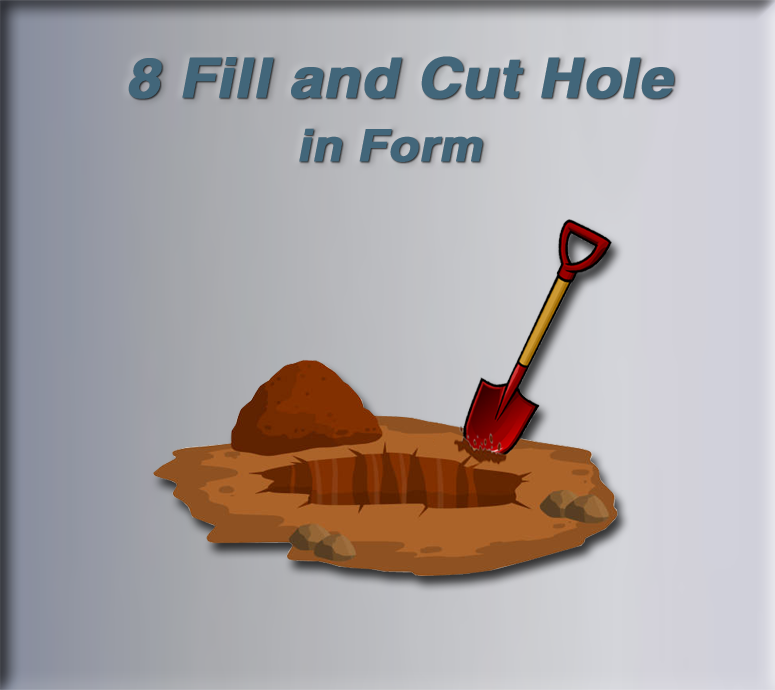
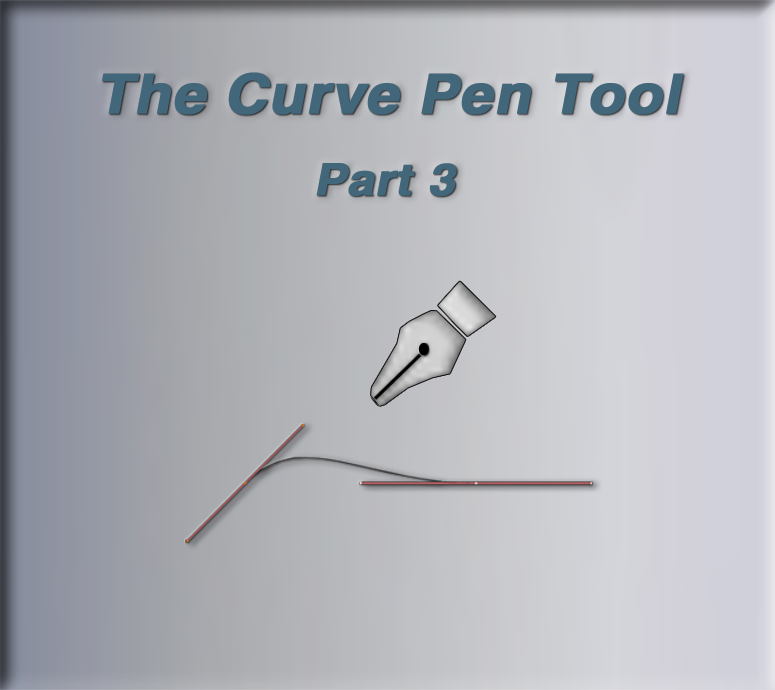
Before/after of a 775x690 layered artwork. What changed in the layer stack:
renamed "in Form" to "Part 3", painted on it over [299, 128, 483, 197]
renamed "8 Fill and Cut Hole" to "The Curve Pen Tool", painted on it over [102, 56, 684, 115]
removed layer "Hole-and-Shovel" over [153, 219, 618, 576]
added layer "Layer 0 copy 2" above "Curve-Pen-Tool" over [185, 424, 592, 543]
added layer "Curve-Pen-Tool" above "Silver-Flat-Gradient" over [363, 280, 497, 408]
